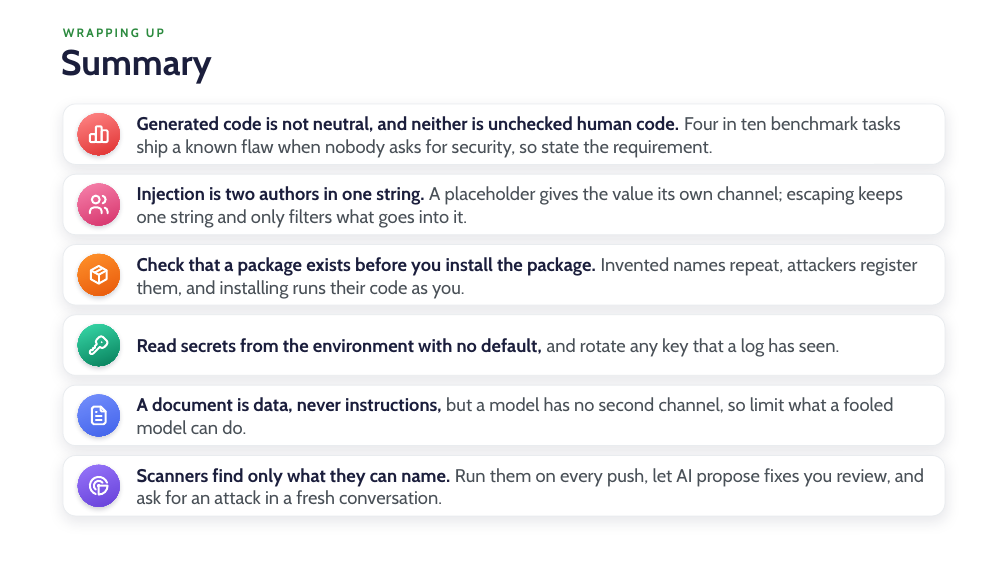
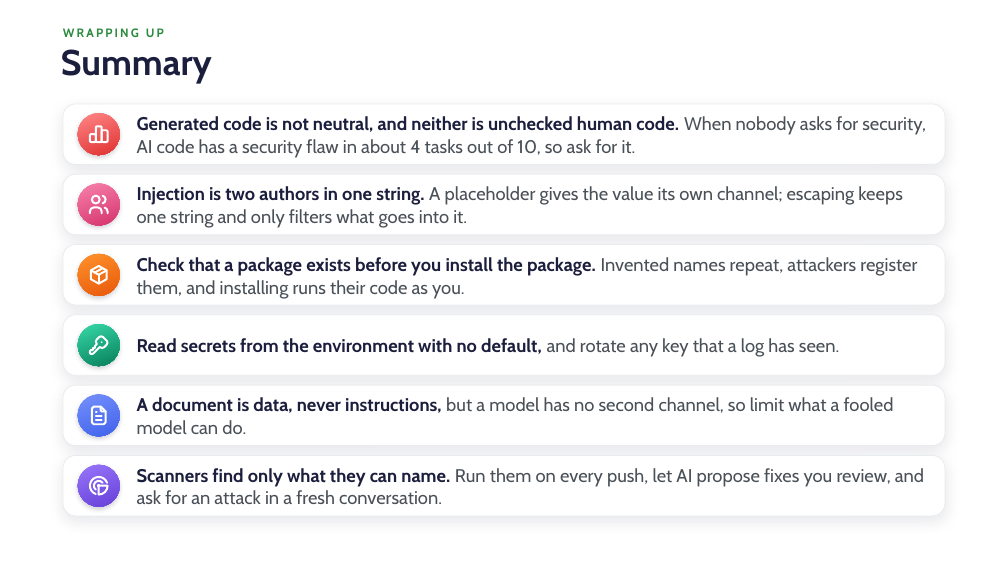
Before and after one commit to danielcregg/ai-assisted-programming, a slide deck: slide 52 of lectures-and-labs/week08/security-lecture.pptx. Drawn at 1008x567 pixels with LibreOffice and Linux fonts; fonts in the diff are those of the drawing; background and template pictures are left out. Boxes give left, top, right and bottom in pixels: in the first picture for what was removed or moved away, otherwise in the second. Text is boxed around its words. In the diff, an @@ line names an element or a change of style, - is before the commit and + after.

```diff
--- a/lectures-and-labs/week08/security-lecture.pptx
+++ b/lectures-and-labs/week08/security-lecture.pptx
@@ text at (x1=137, y1=116, x2=926, y2=158): text changed @@
-Generated code is not neutral, and neither is unchecked human code. Four in ten benchmark tasks ship a known flaw when nobody asks for security, so state the requirement.
+Generated code is not neutral, and neither is unchecked human code. When nobody asks for security, AI code has a security flaw in about 4 tasks out of 10, so ask for it.
```
Also in this commit, not shown: 3 other slides changed, 1 other file.
